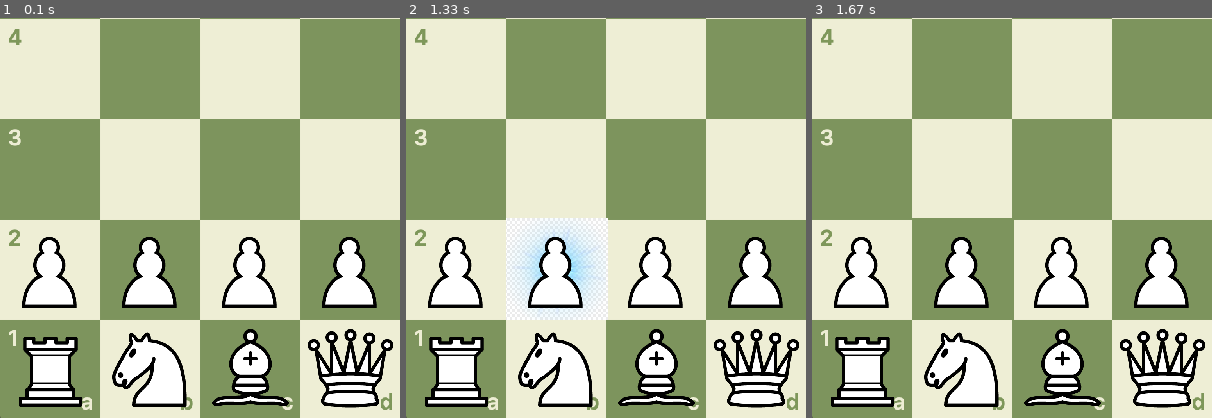
Above: before the commit, frames 1-3 (left to right).
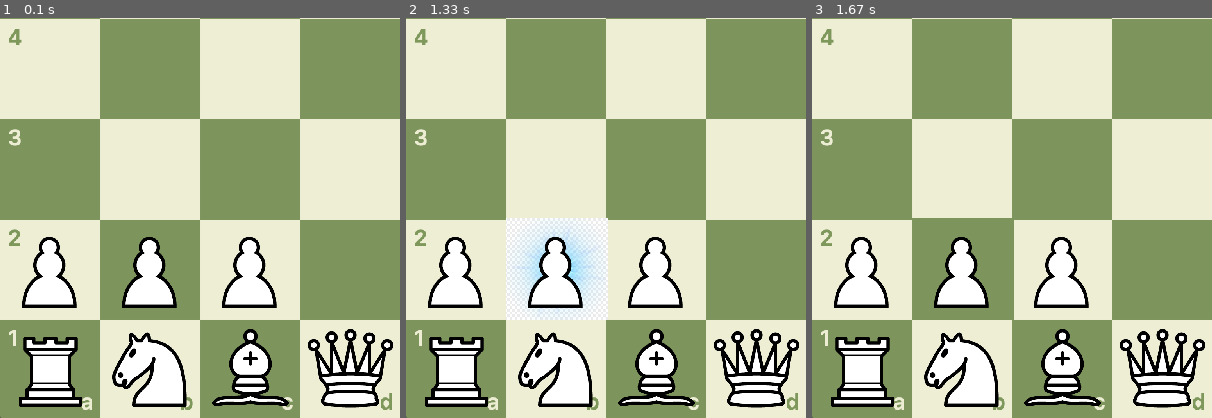
Above: after the commit, the same moments.

Repository: star14ms/Chess_AI
Game: pygame game, started from main.py
Two runs of this game, one before a commit and one after it. Both use one fixed random seed, a clock stepped at 60 frames per second and the inputs below.
Inputs (mouse positions are % of the whole screen's width and height, from its top left):
- Up to frame 1 (0.1 s): no input
- Up to frame 2 (1.33 s): press the mouse at (6, 6) at 0.37 s; move the mouse to (30, 34) at 0.47 s; release the mouse at (54, 62) at 0.6 s; click (24, 81) at 0.85 s; press the mouse at (6, 6) at 1.2 s; move the mouse to (46, 30) at 1.3 s
- Up to frame 3 (1.67 s): release the mouse at (86, 53) at 1.43 s
The pictures show only the part of the screen within x 0-50%, y 50-100%; the shares and areas given below are measured in that part.

The runs differ from the first frame. In frame 1, 1.5% of the frame differs, in the area x 80-95%, y 54-73%; in frame 2, 1.5%; in frame 3, 1.5%.

Commit message:
잡다한 코드 수정

Diff:
--- a/main.py
+++ b/main.py
@@ -123,7 +123,7 @@
     pawn_w1 = Pawn(board, 0, 6, -1)
     pawn_w2 = Pawn(board, 1, 6, -1)
     pawn_w3 = Pawn(board, 2, 6, -1)
-    pawn_w4 = Pawn(board, 3, 6, -1)
+    # pawn_w4 = Pawn(board, 3, 6, -1)
     # pawn_w5 = Pawn(board, 4, 6, -1)
     # pawn_w6 = Pawn(board, 5, 6, -1)
     # pawn_w7 = Pawn(board, 6, 6, -1)
@@ -166,7 +166,7 @@
     screen.blit(img_knight_w,(600,700))
     screen.blit(img_rook_w,(700,700))
 
-    for x in range(0, 400, 100):
+    for x in range(0, 300, 100):
         screen.blit(img_pawn_w,(x,600))
 
 # 클릭한 위치의 좌표를 저장한다
@@ -175,149 +175,149 @@
     # x좌표 선택
     if 0 <= pygame.mouse.get_pos()[0] < 100:
         selected_xy.append(0)
+        selected_win_xy.append(0)
         selected_chessboard_xy.append("a")
-        selected_win_xy.append(0)
     elif 100 <= pygame.mouse.get_pos()[0] < 200:
         selected_xy.append(1)
+        selected_win_xy.append(100)
         selected_chessboard_xy.append("b")
-        selected_win_xy.append(100)
     elif 200 <= pygame.mouse.get_pos()[0] < 300:
         selected_xy.append(2)
+        selected_win_xy.append(200)
         selected_chessboard_xy.append("c")
-        selected_win_xy.append(200)
     elif 300 <= pygame.mouse.get_pos()[0] < 400:
         selected_xy.append(3)
+        selected_win_xy.append(300)
         selected_chessboard_xy.append("d")
-        selected_win_xy.append(300)
     elif 400 <= pygame.mouse.get_pos()[0] < 500:
         selected_xy.append(4)
+        selected_win_xy.append(400)
         selected_chessboard_xy.append("e")
-        selected_win_xy.append(400)
     elif 500 <= pygame.mouse.get_pos()[0] < 600:
         selected_xy.append(5)
+        selected_win_xy.append(500)
         selected_chessboard_xy.append("f")
-        selected_win_xy.append(500)
     elif 600 <= pygame.mouse.get_pos()[0] < 700:
         selected_xy.append(6)
+        selected_win_xy.append(600)
         selected_chessboard_xy.append("g")
-        selected_win_xy.append(600)
     elif 700 <= pygame.mouse.get_pos()[0] < 800:
         selected_xy.append(7)
+        selected_win_xy.append(700)
         selected_chessboard_xy.append("h")
-        selected_win_xy.append(700)
 
     # y좌표 선택
     if 0 <= pygame.mouse.get_pos()[1] < 100:
         selected_xy.append(0)
+        selected_win_xy.append(0)
         selected_chessboard_xy.append(8)
-        selected_win_xy.append(0)
     elif 100 <= pygame.mouse.get_pos()[1] < 200:
         selected_xy.append(1)
+        selected_win_xy.append(100)
         selected_chessboard_xy.append(7)
-        selected_win_xy.append(100)
     elif 200 <= pygame.mouse.get_pos()[1] < 300:
         selected_xy.append(2)
+        selected_win_xy.append(200)
         selected_chessboard_xy.append(6)
-        selected_win_xy.append(200)
     elif 300 <= pygame.mouse.get_pos()[1] < 400:
         selected_xy.append(3)
+        selected_win_xy.append(300)
         selected_chessboard_xy.append(5)
-        selected_win_xy.append(300)
     elif 400 <= pygame.mouse.get_pos()[1] < 500:
         selected_xy.append(4)
+        selected_win_xy.append(400)
         selected_chessboard_xy.append(4)
-        selected_win_xy.append(400)
     elif 500 <= pygame.mouse.get_pos()[1] < 600:
         selected_xy.append(5)
+        selected_win_xy.append(500)
         selected_chessboard_xy.append(3)
-        selected_win_xy.append(500)
     elif 600 <= pygame.mouse.get_pos()[1] < 700:
         selected_xy.append(6)
+        selected_win_xy.append(600)
         selected_chessboard_xy.append(2)
-        selected_win_xy.append(600)
     elif 700 <= pygame.mouse.get_pos()[1] < 800:
         selected_xy.append(7)
+        selected_win_xy.append(700)
         selected_chessboard_xy.append(1)
-        selected_win_xy.append(700)
 
 def save_xy_to_move(): # 움직일 곳의 좌표를 저장
 
     # x좌표 선택
     if 0 <= pygame.mouse.get_pos()[0] < 100:
         to_move_xy.append(0)
+        to_move_win_xy.append(0)
         to_move_chessboard_xy.append("a")
-        to_move_win_xy.append(0)
     elif 100 <= pygame.mouse.get_pos()[0] < 200:
         to_move_xy.append(1)
+        to_move_win_xy.append(100)
         to_move_chessboard_xy.append("b")
-        to_move_win_xy.append(100)
     elif 200 <= pygame.mouse.get_pos()[0] < 300:
         to_move_xy.append(2)
+        to_move_win_xy.append(200)
         to_move_chessboard_xy.append("c")
-        to_move_win_xy.append(200)
     elif 300 <= pygame.mouse.get_pos()[0] < 400:
         to_move_xy.append(3)
+        to_move_win_xy.append(300)
         to_move_chessboard_xy.append("d")
-        to_move_win_xy.append(300)
     elif 400 <= pygame.mouse.get_pos()[0] < 500:
         to_move_xy.append(4)
+        to_move_win_xy.append(400)
         to_move_chessboard_xy.append("e")
-        to_move_win_xy.append(400)
     elif 500 <= pygame.mouse.get_pos()[0] < 600:
         to_move_xy.append(5)
+        to_move_win_xy.append(500)
         to_move_chessboard_xy.append("f")
-        to_move_win_xy.append(500)
     elif 600 <= pygame.mouse.get_pos()[0] < 700:
         to_move_xy.append(6)
+        to_move_win_xy.append(600)
         to_move_chessboard_xy.append("g")
-        to_move_win_xy.append(600)
     elif 700 <= pygame.mouse.get_pos()[0] < 800:
         to_move_xy.append(7)
+        to_move_win_xy.append(700)
         to_move_chessboard_xy.append("h")
-        to_move_win_xy.append(700)
 
     # y좌표 선택
     if 0 <= pygame.mouse.get_pos()[1] < 100:
         to_move_xy.append(0)
+        to_move_win_xy.append(0)
         to_move_chessboard_xy.append(8)
-        to_move_win_xy.append(0)
     elif 100 <= pygame.mouse.get_pos()[1] < 200:
         to_move_xy.append(1)
+        to_move_win_xy.append(100)
         to_move_chessboard_xy.append(7)
-        to_move_win_xy.append(100)
     elif 200 <= pygame.mouse.get_pos()[1] < 300:
         to_move_xy.append(2)
+        to_move_win_xy.append(200)
         to_move_chessboard_xy.append(6)
-        to_move_win_xy.append(200)
     elif 300 <= pygame.mouse.get_pos()[1] < 400:
         to_move_xy.append(3)
+        to_move_win_xy.append(300)
         to_move_chessboard_xy.append(5)
-        to_move_win_xy.append(300)
     elif 400 <= pygame.mouse.get_pos()[1] < 500:
         to_move_xy.append(4)
+        to_move_win_xy.append(400)
         to_move_chessboard_xy.append(4)
-        to_move_win_xy.append(400)
     elif 500 <= pygame.mouse.get_pos()[1] < 600:
         to_move_xy.append(5)
+        to_move_win_xy.append(500)
         to_move_chessboard_xy.append(3)
-        to_move_win_xy.append(500)
     elif 600 <= pygame.mouse.get_pos()[1] < 700:
         to_move_xy.append(6)
+        to_move_win_xy.append(600)
         to_move_chessboard_xy.append(2)
-        to_move_win_xy.append(600)
     elif 700 <= pygame.mouse.get_pos()[1] < 800:
         to_move_xy.append(7)
+        to_move_win_xy.append(700)
         to_move_chessboard_xy.append(1)
-        to_move_win_xy.append(700)
 
 # 클릭한 좌표의 정보를 출력한다
 def print_xy_selected(selected_xy, selected_chessboard_xy):
-    print("\nselecting phase")
+    print("selecting phase")
     print("chess xy :", selected_chessboard_xy[0], selected_chessboard_xy[1])
     print("np xy :", selected_xy[0], selected_xy[1])
 
 def print_xy_to_move(to_move_xy, to_move_chessboard_xy):
-    print("\nmoving phase")
+    print("moving phase")
     print("chess xy :", to_move_chessboard_xy[0], to_move_chessboard_xy[1])
     print("np xy :", to_move_xy[0], to_move_xy[1])
 
@@ -514,7 +514,7 @@
     screen_blit_initialized_board()
     pygame.display.update()
 
-    print(board.board) # 보드 상태 출력
+    # print(board.board) # 보드 상태 출력
     pygame.mixer.music.play(-1) # -1 : BGM 반복 재생
     whose_turn = -1 # -1: 백, 1: 흑 (백 선)
 
@@ -528,6 +528,7 @@
 
     promotionable = False
     game_end = False
+    print("-" * 64)
 
     # 게임 시작
     while not game_end:
@@ -556,33 +557,31 @@
                         whose_turn *= -1
 
                         selected_xy = []
+                        selected_win_xy = []
                         selected_chessboard_xy = []
-                        selected_win_xy = []
                         to_move_xy = []
+                        to_move_win_xy = []
                         to_move_chessboard_xy = []
-                        to_move_win_xy = []
 
                 # 기물 선택 단계
                 elif selected_xy == []:
 
-                    # 클릭한 위치의 좌표 저장
+                    # 클릭한 위치의 좌표와 말 저장
                     save_xy_selected()
-                    print_xy_selected(selected_xy, selected_chessboard_xy)
-
-                    # 클릭한 좌표의 말 가져오기
                     selected_piece = board.board[selected_xy[1]][selected_xy[0]] # board.board는 x, y를 뒤집어 인식함
 
                     # 자신의 말을 선택했을 때 기물 움직이기 단계로 이동
-                    if (selected_piece != 0) and (selected_piece.color == whose_turn):
-                        print(type(selected_piece))
+                    if (selected_piece.color == whose_turn):
+                        print_xy_selected(selected_xy, selected_chessboard_xy)
+                        print(type(selected_piece), "\n")
                         screen.blit(img_selected,(selected_win_xy[0], selected_win_xy[1]))
                         screen_blit_selected_piece(selected_piece, selected_win_xy)
 
                     else: # 빈공간이나 상대의 말을 선택했을 때 다시 선택
-                        print("Try again")
+                        print("Try again\n")
                         selected_xy = []
+                        selected_win_xy = []
                         selected_chessboard_xy = []
-                        selected_win_xy = []
 
                 # 기물 움직이기 단계
                 else:
@@ -590,15 +589,12 @@
                     # 클릭한 위치의 좌표 저장
                     save_xy_to_move()
 
-                    # move 함수 발동!
-                    moved = selected_piece.move(board, to_move_xy[0], to_move_xy[1])
-
-                    # 갈 수 있는 곳을 선택할 경우
-                    # if (selected_xy != to_move_xy): # 승진 기능 확인 위함
-                    if (selected_xy != to_move_xy) and (moved != False): # 원래 코드(+ move 함수 return False 감지)
+                    # 갈 수 있는 곳을 선택하여 말이 움직인 경우
+                    if selected_piece.move(board, to_move_xy[0], to_move_xy[1]):
 
                         pygame.mixer.Sound.play(sound_place)
                         print_xy_to_move(to_move_xy, to_move_chessboard_xy)
+                        print("-" * 64)
 
                         # 폰이 승진할 수 있다면
                         if (type(selected_piece) == Pawn) and (
@@ -624,18 +620,18 @@
                         screen_blit_selected_piece(selected_piece, selected_win_xy)
 
                         if (selected_xy == to_move_xy):
-                            print("\nUnselect")
+                            print("Unselect\n")
                         else:
-                            print("\nTry again")
+                            print("Try again\n")
 
                     # 턴 전환 혹은 선택 취소
                     if not promotionable:
                         selected_xy = []
+                        selected_win_xy = []
                         selected_chessboard_xy = []
-                        selected_win_xy = []
                         to_move_xy = []
+                        to_move_win_xy = []
                         to_move_chessboard_xy = []
-                        to_move_win_xy = []
 
                 # print(board.board)
                 pygame.display.update()
--- a/main_module.py
+++ b/main_module.py
@@ -53,7 +53,6 @@
             self.first_turn = True
         elif (type(self) == Rook) or (type(self) == King):
             self.moved = False
-
 
     def move(self, board, x2, y2):
 
@@ -166,8 +165,6 @@
 
     def moveable(self, board, x2, y2):
 
-        if (not 0 <= x2 <= 7 or not 0 <= y2 <= 7): return False
-
         # 나이트 기본 행마
         if (x2-self.p_x == 2) or (x2-self.p_x == -2): # 동쪽 or 서쪽으로 2칸일 때
             if (y2-self.p_y != 1) and (y2-self.p_y != -1): return False # 남쪽 or 북쪽으로 1칸이 아니면, 이동 실패
@@ -176,7 +173,7 @@
         else:
             return False
 
-        if (type(board.pos(x2, y2)) != Empty) and (board.pos(x2, y2).color == self.color):
+        if (not 0 <= x2 <= 7 or not 0 <= y2 <= 7) or (board.pos(x2, y2).color == self.color): # 좌표 범위 밖이거나, 우리편과 겹치나 조사
             return False
 
         return True
@@ -210,13 +207,11 @@
 
     def moveable(self, board, x2, y2):
 
-        if (not 0 <= x2 <= 7 or not 0 <= y2 <= 7): return False
-
         # 킹 기본 행마
         if (((x2-self.p_x == -1) or (x2-self.p_x == +1)) and (-1 <= y2-self.p_y <= 1)) or (
             ((y2-self.p_y == -1) or (y2-self.p_y == +1)) and (-1 <= x2-self.p_x <= 1)):
-            if (type(board.pos(x2, y2)) != Empty) and (board.pos(x2, y2).color == self.color): # 같은 색 기물이 있는 곳이면, 이동 실패
-                return False
+            if (not 0 <= x2 <= 7 or not 0 <= y2 <= 7) or (board.pos(x2, y2).color == self.color):
+                return False # 좌표 범위 밖이거나, 우리편과 겹치나 조사
             else:
                 self.moved = True
                 return True
